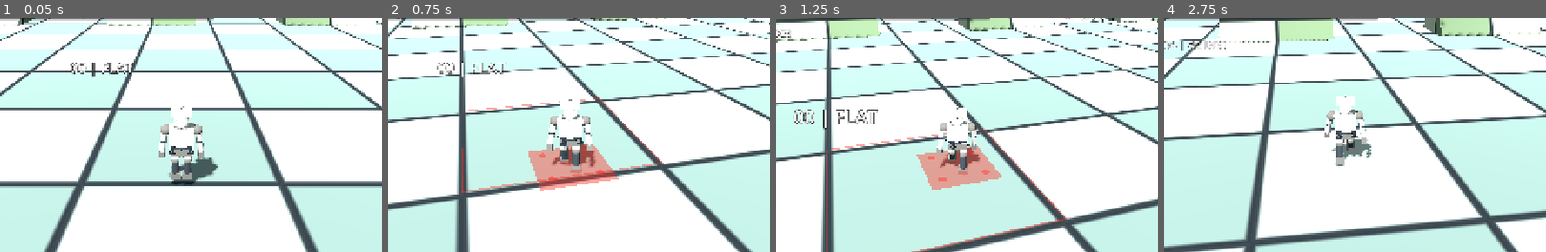
Above: before the commit, frames 1-4 (left to right).
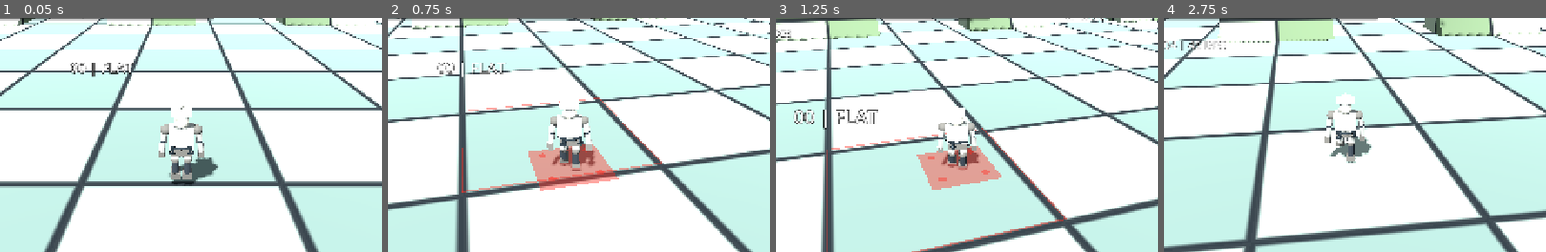
Above: after the commit, the same moments.

Repository: zzunlsj/cherpg
Game: Godot game, scene res://scenes/MotionLab.tscn
Two runs of this game, one before a commit and one after it. Both use one fixed random seed, a clock stepped at 60 frames per second and the inputs below.
Inputs (mouse positions are % of the whole screen's width and height, from its top left):
- Up to frame 1 (0.05 s): no input
- Up to frame 2 (0.75 s): tap Enter at 0.5 s; move the mouse to (55, 50) at 0.52 s; hold W from 0.53 s (still down); hold F from 0.53 s (still down); click (55, 50) at 0.67 s
- Up to frame 3 (1.25 s): keep holding W; keep holding F; tap Space at 0.77 s
- Up to frame 4 (2.75 s): keep holding W; move the mouse to (45, 50) at 1.27 s; release F at 1.28 s; tap O at 1.35 s; tap Space at 1.52 s; move the mouse to (52, 48) at 2.02 s; tap Shift at 2.1 s
The pictures show only the part of the screen within x 26-76%, y 27-77%; the shares and areas given below are measured in that part.

Frame 1 is identical in both runs. In frame 2, 0.5% of the frame differs, in the area x 41-55%, y 34-67%; in frame 3, 0.5%; in frame 4, 1.0%, in the area x 42-55%, y 31-65%.

Commit message:
feat(animation): replace sinusoidal gait with 60/40 stance-swing joint phases, heel strike and toe-off

Diff:
--- a/godot/tests/motion_rotation_lab/scripts/pawn_controller.gd
+++ b/godot/tests/motion_rotation_lab/scripts/pawn_controller.gd
@@ -526,41 +526,86 @@
 	avatar.rotation.x = lerpf(avatar.rotation.x, -0.05 if rising else 0.045, minf(1.0, delta * 6.5))
 	avatar.position.y = lerpf(avatar.position.y, 0.02 * takeoff_visual, minf(1.0, delta * 9.0))
 
+func _gait_joint_targets(phase: float, run_amount: float) -> Vector3:
+	# Simplified gait-cycle key poses, not a pure sine wave.
+	# Literature-inspired 60% stance/40% swing; loading knee ~15-20°,
+	# initial swing knee approaching ~60° for toe clearance.
+	# Result vector: hip sagittal, knee flexion, ankle/foot pitch (radians).
+	var hip: float = 0.0
+	var knee_angle: float = 0.0
+	var ankle: float = 0.0
+	var stride_scale: float = lerpf(1.0,1.35,run_amount)
+	if phase < 0.12:
+		# Heel strike -> loading response: slight knee shock absorption.
+		var t: float = smoothstep(0.0,0.12,phase)
+		hip = lerpf(0.37,0.18,t) * stride_scale
+		knee_angle = lerpf(0.04,0.30,t)
+		ankle = lerpf(0.11,-0.04,t)
+	elif phase < 0.40:
+		# Weight passes over the planted foot; knee straightens.
+		var t: float = smoothstep(0.12,0.40,phase)
+		hip = lerpf(0.18,-0.26,t) * stride_scale
+		knee_angle = lerpf(0.30,0.08,t)
+		ankle = lerpf(-0.04,-0.12,t)
+	elif phase < 0.60:
+		# Heel rises, toe pushes off, knee folds for preswing.
+		var t: float = smoothstep(0.40,0.60,phase)
+		hip = lerpf(-0.26,-0.38,t) * stride_scale
+		knee_angle = lerpf(0.08,0.49,t)
+		ankle = lerpf(-0.12,-0.34,t)
+	elif phase < 0.80:
+		# Swing: knee flexes to clear toe and thigh advances.
+		var t: float = smoothstep(0.60,0.80,phase)
+		hip = lerpf(-0.38,0.16,t) * stride_scale
+		knee_angle = lerpf(0.49,1.05,t)
+		ankle = lerpf(-0.34,0.16,t)
+	else:
+		# Terminal swing extends knee before heel strike.
+		var t: float = smoothstep(0.80,1.0,phase)
+		hip = lerpf(0.16,0.37,t) * stride_scale
+		knee_angle = lerpf(1.05,0.04,t)
+		ankle = lerpf(0.16,0.11,t)
+	return Vector3(hip,knee_angle * lerpf(1.0,1.13,run_amount),ankle)
+
 func _update_gait(delta: float, horizontal_speed: float, running: bool, axis: float) -> void:
-	# Ground locomotion: continuous walk/run blend instead of a frame-cut.
-	# Pace follows real planar travel. Arm swing is opposite to each thigh.
-	var locomotion: float = clampf(horizontal_speed / WALK_MPS, 0.0, 1.0)
+	# Human-inspired phase organization; 60% foot support + 40% leg swing.
+	# This is artistic procedural animation for the 1.55m primitive Pawn.
+	# Real-time planted-foot IK is not yet implemented.
+	var moving: float = clampf(horizontal_speed / WALK_MPS,0.0,1.0)
+	var activity: float = moving * clampf(axis * 2.0,0.0,1.0)
 	var target_run: float = 1.0 if running and horizontal_speed > 2.0 else 0.0
-	run_blend = move_toward(run_blend, target_run, delta * 4.8)
-	var activity: float = locomotion * clampf(axis * 2.1, 0.0, 1.0)
-	if activity > 0.02:
-		gait_clock += horizontal_speed * delta * lerpf(2.1, 2.68, run_blend)
-	var stride: float = lerpf(0.48, 0.80, run_blend) * activity
-	var lift: float = lerpf(0.40, 0.76, run_blend) * activity
-	var slope_scale: float = clampf(floor_deg / 25.0, 0.0, 1.0)
-	var uphill: float = maxf(0.0, slope_sign) * slope_scale
-	var downhill: float = maxf(0.0, -slope_sign) * slope_scale
-	var smooth: float = minf(1.0, delta * 12.0)
+	run_blend = move_toward(run_blend,target_run,delta * 5.2)
+	# Body movement speed is retained from Unity input, but animation cadence
+	# is clamped to natural-looking proportions rather than 4m stride length.
+	if activity > 0.03:
+		var cycles_per_sec: float = lerpf(0.72,1.65,run_blend) * lerpf(0.45,1.0,moving)
+		gait_clock = fposmod(gait_clock + TAU * cycles_per_sec * delta, TAU)
+	var phase: float = fposmod(gait_clock / TAU,1.0)
+	var slope_ratio: float = clampf(floor_deg / 45.0,0.0,1.0)
+	var uphill: float = maxf(0.0,slope_sign) * slope_ratio
+	var downhill: float = maxf(0.0,-slope_sign) * slope_ratio
+	var blend: float = minf(1.0,delta * 13.5)
 	for i in range(2):
-		var phase: float = gait_clock + (0.0 if i == 0 else PI)
-		var leg_cycle: float = sin(phase)
-		# Bent knee clears the ground during forward recovery and steep climbs.
-		var recovering: float = maxf(0.0, leg_cycle)
-		var thigh_goal: float = leg_cycle * stride + uphill * 0.08
-		var knee_goal: float = (recovering * lift + uphill * 0.24 + downhill * 0.08) * activity
-		var foot_goal: float = -knee_goal * 0.38 - leg_cycle * 0.10 * activity
-		upper_leg[i].rotation.x = lerpf(upper_leg[i].rotation.x, thigh_goal, smooth)
-		knee[i].rotation.x = lerpf(knee[i].rotation.x, knee_goal, smooth)
-		feet[i].rotation.x = lerpf(feet[i].rotation.x, foot_goal, smooth)
-		shoulder[i].rotation.x = lerpf(shoulder[i].rotation.x, -leg_cycle * stride * 0.77, smooth)
-		shoulder[i].rotation.z = lerpf(shoulder[i].rotation.z, (1.0 if i == 0 else -1.0) * run_blend * 0.055 * activity, smooth)
-	var forward_lean: float = -0.075 * run_blend * activity - uphill * 0.10 + downhill * 0.035
-	avatar.rotation.x = lerpf(avatar.rotation.x, forward_lean, minf(1.0, delta * 7.0))
-	# Two support beats per stride. Landing compression remains visual only.
-	var support_beat: float = 0.5 - 0.5 * cos(gait_clock * 2.0)
-	var bounce: float = support_beat * lerpf(0.011, 0.029, run_blend) * activity
+		var local_phase: float = fposmod(phase + (0.0 if i == 0 else 0.5),1.0)
+		var joints: Vector3 = _gait_joint_targets(local_phase,run_blend)
+		var thigh: float = (joints.x + uphill * 0.12) * activity
+		var knee_target: float = (joints.y + uphill * 0.16 + downhill * 0.06) * activity
+		var foot_target: float = (joints.z - uphill * 0.08) * activity
+		upper_leg[i].rotation.x = lerpf(upper_leg[i].rotation.x,thigh,blend)
+		knee[i].rotation.x = lerpf(knee[i].rotation.x,knee_target,blend)
+		feet[i].rotation.x = lerpf(feet[i].rotation.x,foot_target,blend)
+		# Right arm moves forward with left thigh (counter-swing).
+		shoulder[i].rotation.x = lerpf(shoulder[i].rotation.x,-thigh * .68,blend)
+		shoulder[i].rotation.z = lerpf(shoulder[i].rotation.z,(1.0 if i == 0 else -1.0) * .038 * activity,blend)
+	# Alternating support allows small centre-of-mass bob and lateral shift.
+	var support: float = absf(sin(phase * TAU))
+	var bob: float = (0.006 + .014 * run_blend) * support * activity
 	var compression: float = -0.07 * landing_visual + 0.035 * takeoff_visual
-	avatar.position.y = lerpf(avatar.position.y, bounce + compression, minf(1.0, delta * 12.0))
+	var forward_lean: float = -.040 * activity - .065 * run_blend * activity - uphill * .10 + downhill * .035
+	avatar.rotation.x = lerpf(avatar.rotation.x,forward_lean,minf(1.0,delta*8.0))
+	avatar.rotation.z = lerpf(avatar.rotation.z,.025 * cos(phase * TAU) * activity,minf(1.0,delta * 7.0))
+	avatar.position.y = lerpf(avatar.position.y,bob+compression,minf(1.0,delta * 13.0))
+
 
 func _apply_attack_pose(delta: float) -> void:
 	# Left-click input from pawn_player.cs: right arm swings once, retriggerable.
